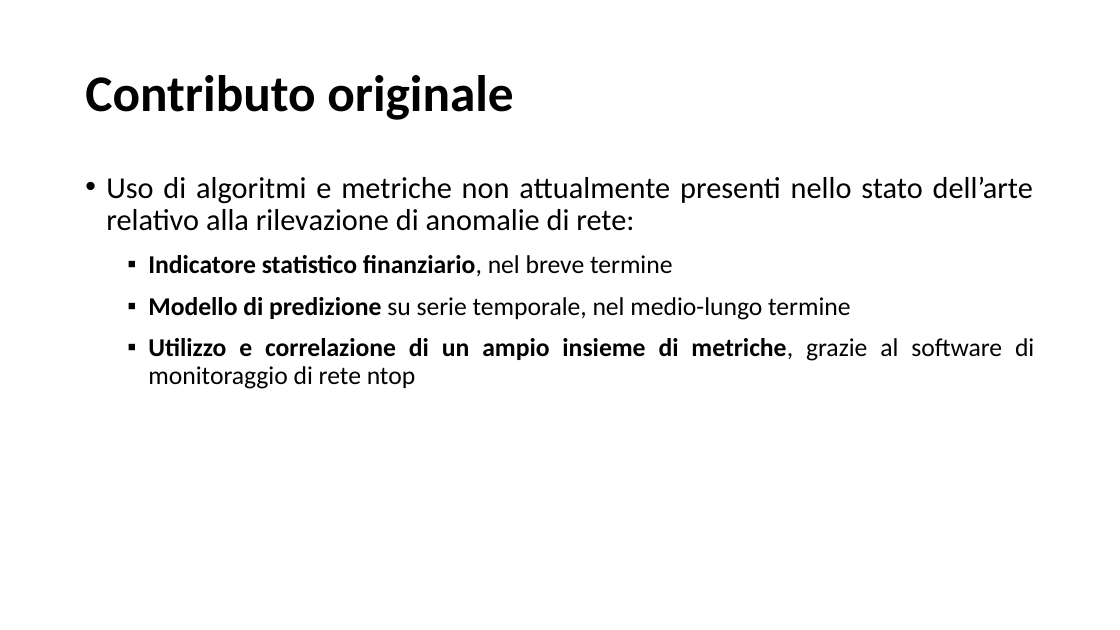
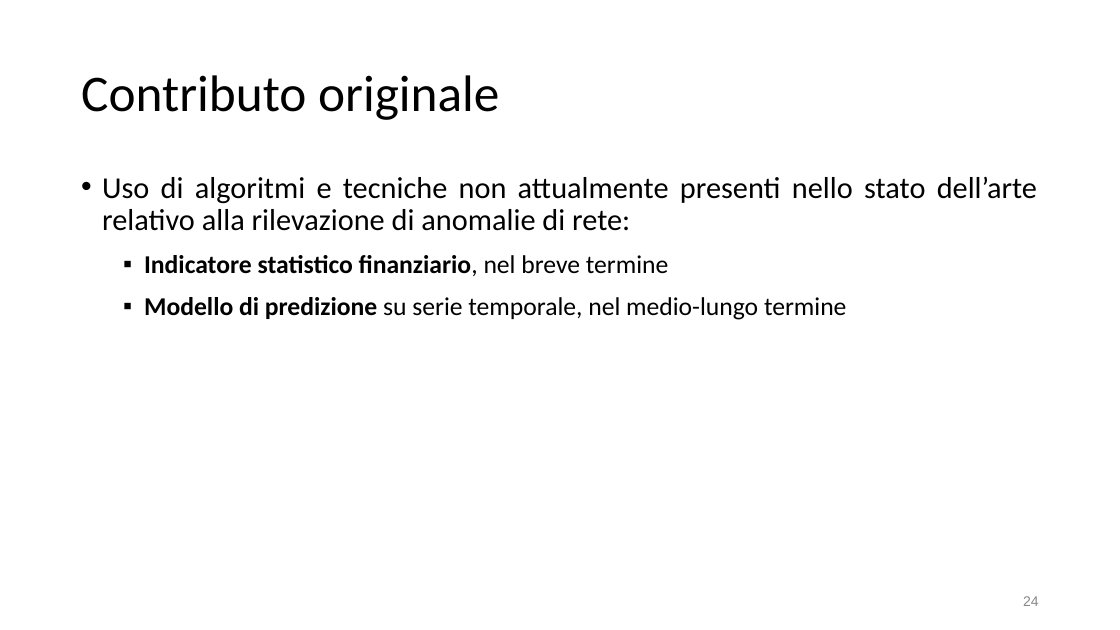
Before and after one commit to SalvatoreCostantino/Network-Time-Series-Analyzer, a slide deck: slide 24 of Tesi/slide tesi.pptx (slide 6 before the commit). Drawn at 1120x630 pixels with LibreOffice and Linux fonts; fonts in the diff are those of the drawing. Boxes give left, top, right and bottom in pixels: in the first picture for what was removed or moved away, otherwise in the second. Text is boxed around its words. In the diff, an @@ line names an element or a change of style, - is before the commit and + after.

```diff
--- a/Tesi/slide tesi.pptx
+++ b/Tesi/slide tesi.pptx
@@ title "Contributo originale" at (81,75,499,120): bold off @@
@@ text at (102,176,1037,231): text changed @@
-• Uso di algoritmi e metriche non attualmente presenti nello stato dell’arte relativo alla rilevazione di anomalie di rete:
+• Uso di algoritmi e tecniche non attualmente presenti nello stato dell’arte relativo alla rilevazione di anomalie di rete:
@@ text at (148,338,1034,389): paragraph removed @@
-  ▪ Utilizzo e correlazione di un ampio insieme di metriche, grazie al software di monitoraggio di rete ntop
@@ page number added at (1023,596,1039,606), 12 pt, text #888888 @@
+24
```
Also in this commit, not shown: 18 other slides changed, 6 slides added, 19 slides removed, 9 other files.
